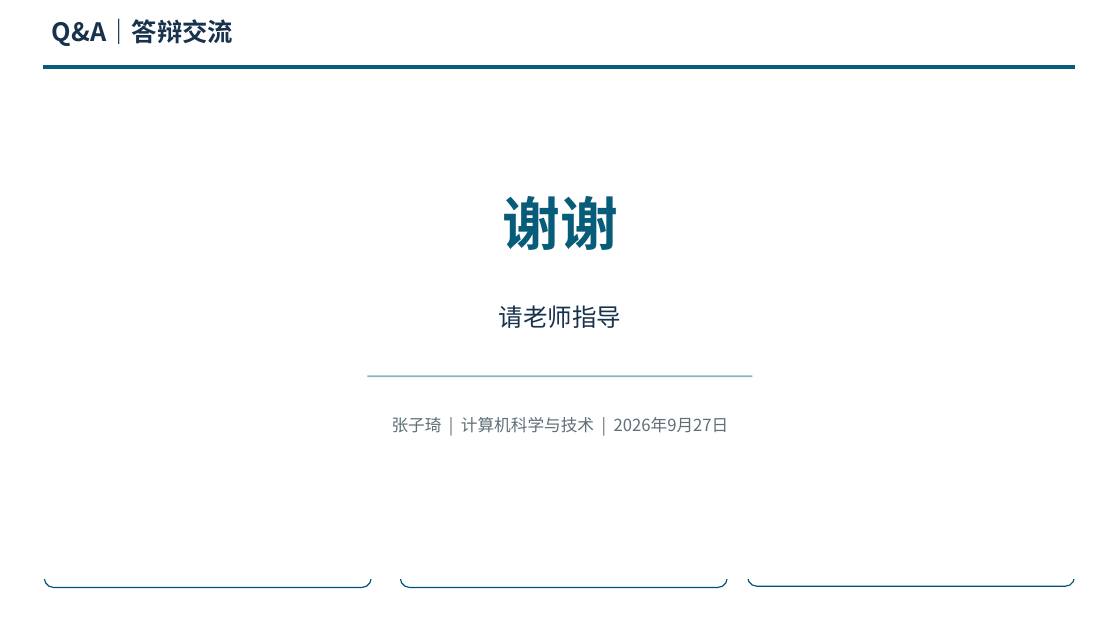
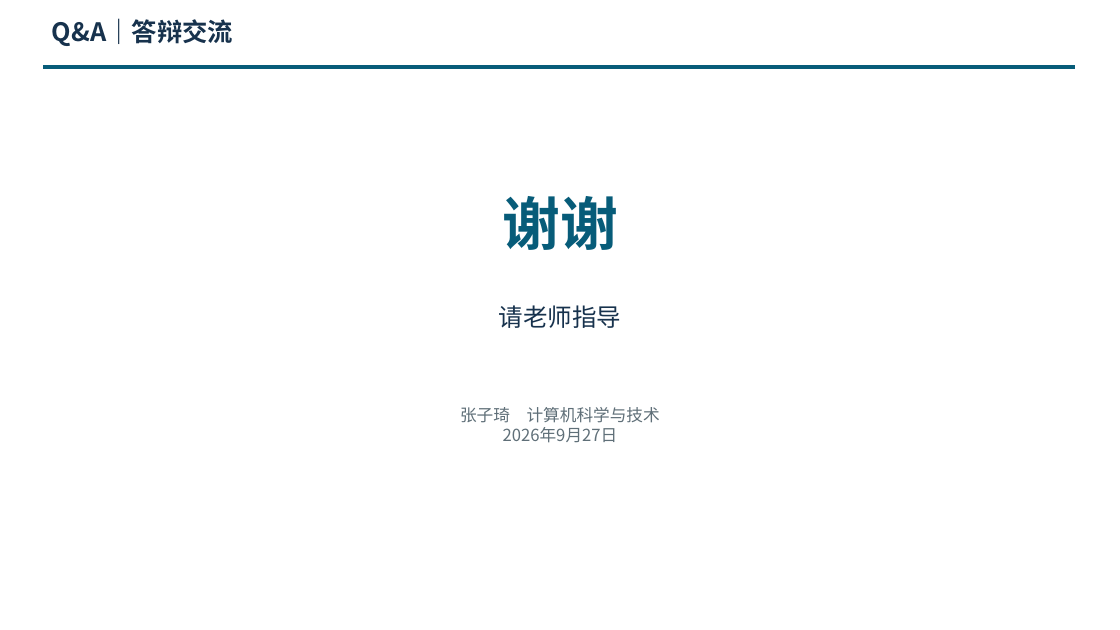
Before and after one commit to ziqizhang200/on-policy-distill-comparation, a slide deck: slide 11 of Papers/output/presentation/开题答辩PPT-在线策略蒸馏-20260927.pptx. Drawn at 1120x630 pixels with LibreOffice and Linux fonts; fonts in the diff are those of the drawing; grey boxes stand for pictures; background and template pictures are left out. Boxes give left, top, right and bottom in pixels: in the first picture for what was removed or moved away, otherwise in the second. Text is boxed around its words. In the diff, an @@ line names an element or a change of style, - is before the commit and + after.

```diff
--- a/Papers/output/presentation/开题答辩PPT-在线策略蒸馏-20260927.pptx
+++ b/Papers/output/presentation/开题答辩PPT-在线策略蒸馏-20260927.pptx
@@ rounded rectangle removed at <box>45,134,371,588</box> @@
@@ rounded rectangle removed at <box>401,134,728,588</box> @@
@@ rounded rectangle removed at <box>748,133,1075,586</box> @@
@@ line removed from (368, 376) to (753, 376) @@
@@ text at <box>460,407,660,443</box>: text changed @@
-张子琦 | 计算机科学与技术 | 2026年9月27日
+张子琦 计算机科学与技术
+2026年9月27日
@@ rectangle added at <box>0,543,1120,582</box>, fill #FFFFFF, outline #FFFFFF 0 pt @@
```
Also in this commit, not shown: 9 other slides changed, 1 slide added, 1 slide removed.
